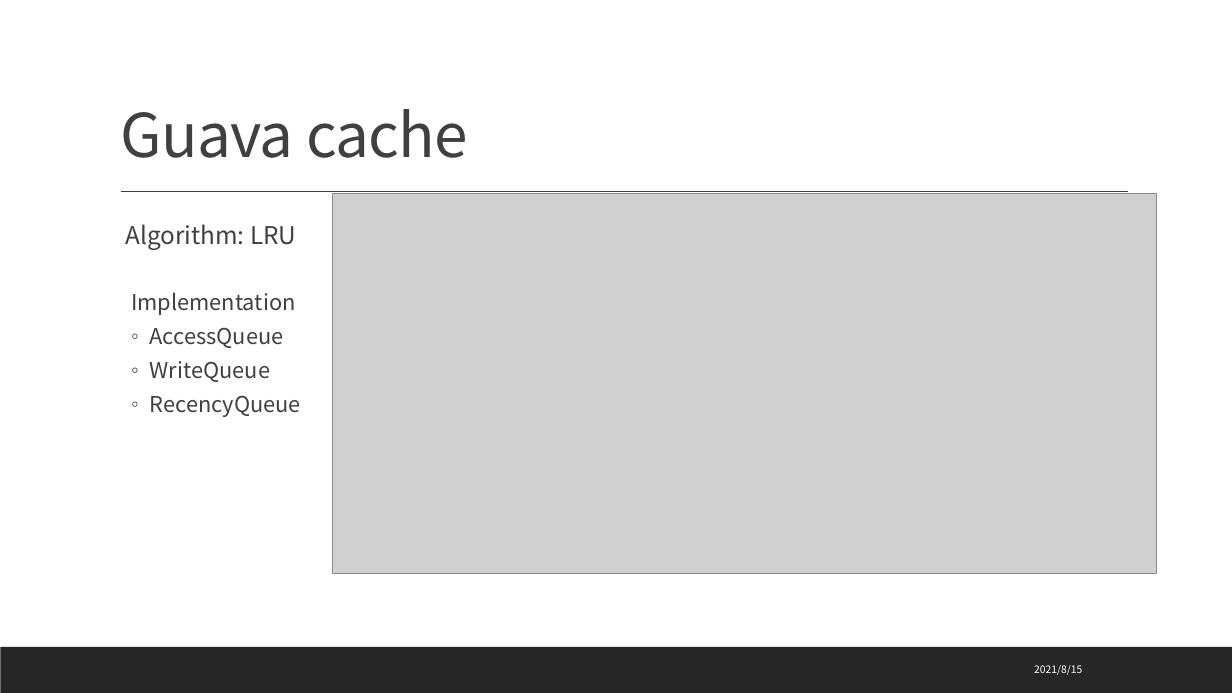
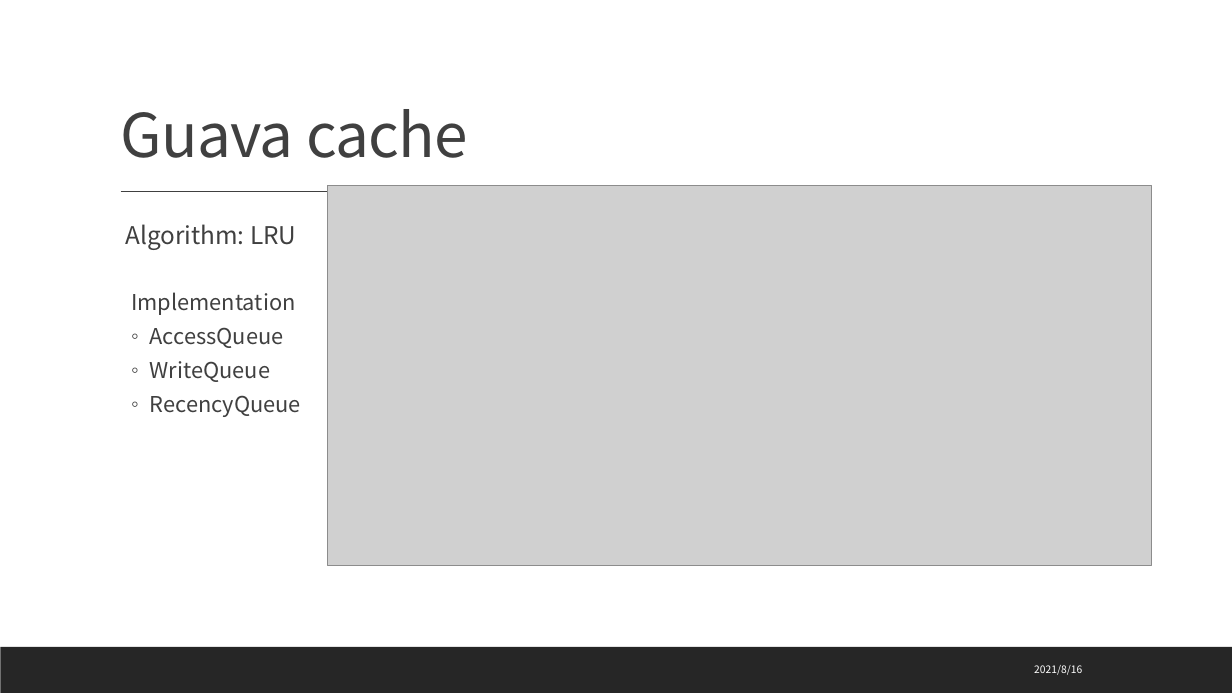
Before and after one commit to huzais520/doc, a slide deck: slide 4 of doc/ppt.pptx. Drawn at 1232x693 pixels with LibreOffice and Linux fonts; fonts in the diff are those of the drawing; grey boxes stand for pictures. Boxes give left, top, right and bottom in pixels: in the first picture for what was removed or moved away, otherwise in the second. Text is boxed around its words. In the diff, an @@ line names an element or a change of style, - is before the commit and + after.

```diff
--- a/doc/ppt.pptx
+++ b/doc/ppt.pptx
@@ picture: place and size @@
-picture at [333, 193, 1157, 573]
+picture at [327, 185, 1152, 565]
@@ text at [1034, 665, 1082, 675]: text changed @@
-2021/8/15
+2021/8/16
```
Also in this commit, not shown: 18 other slides changed, 3 other files.
